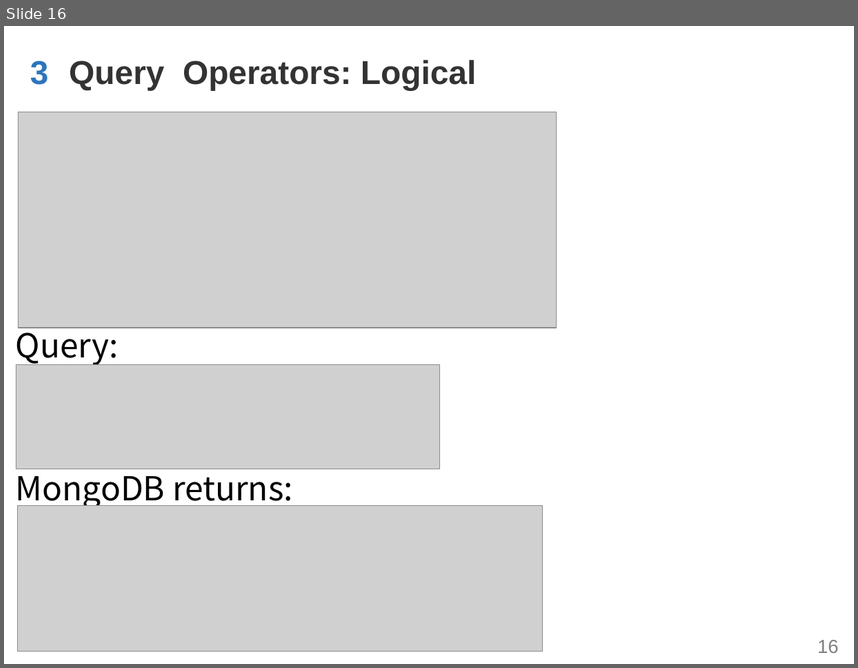
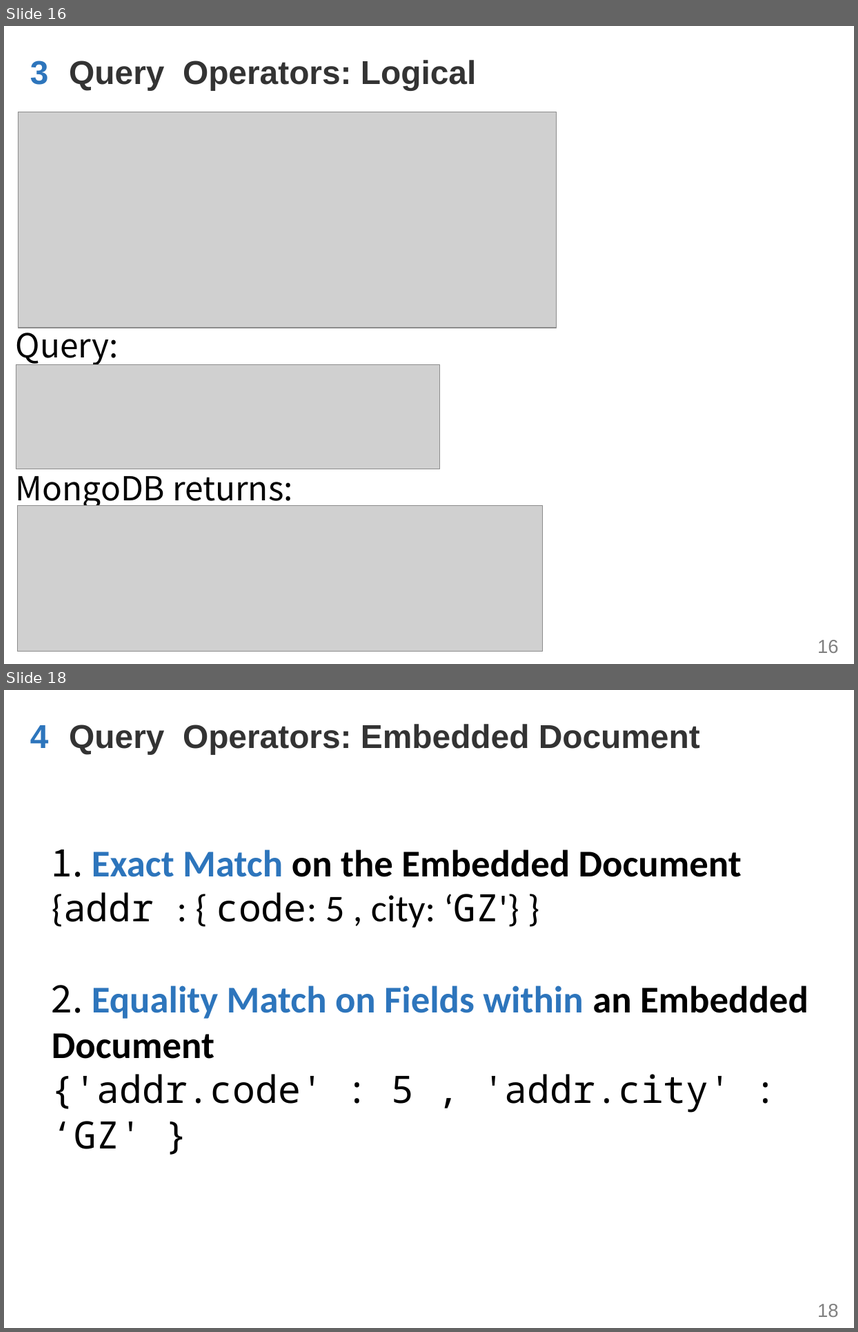
Before and after one commit to WenhaoXu/full-stack-web-course, a slide deck: db/mongodb/2017/materials/MongoDB_CH2(2)_Query.pptx. Shown one above the other, each under a label of ours: slide 16 before the commit, slides 16 and 18 after it; the slides between them are not shown. The pictures are 858x668 and 858x1332 pixels, drawn with LibreOffice and Linux fonts; fonts in the diff are those of the drawing; grey boxes stand for pictures; background and template pictures are left out. Boxes give left, top, right and bottom in pixels: in the first picture for what was removed or moved away, otherwise in the second. Text is boxed around its words. In the diff, an @@ line names an element or a change of style, - is before the commit and + after.

Commit message:
[db] add embedded query op

```diff
--- a/db/mongodb/2017/materials/MongoDB_CH2(2)_Query.pptx
+++ b/db/mongodb/2017/materials/MongoDB_CH2(2)_Query.pptx
@@ slide 18 added at (x1=4, y1=690, x2=854, y2=1328), background #FFFFFF; not listed: 1 template element that a slide beside it also shows @@
@@ text added at (x1=30, y1=725, x2=49, y2=748), 28 pt, text #2D75BC, bold @@
+4
@@ text added at (x1=69, y1=724, x2=700, y2=754), 28 pt, text #333333, bold @@
+Query Operators: Embedded Document
@@ text added at (x1=52, y1=849, x2=809, y2=1149), 32 pt, text #000000, bold @@
+1. Exact Match on the Embedded Document
+{addr : { code: 5 , city: ‘GZ'} }
+2. Equality Match on Fields within an Embedded Document
+{'addr.code' : 5 , 'addr.city' : ‘GZ' }
```
Also in this commit, not shown: 4 other slides added, 1 other file.
